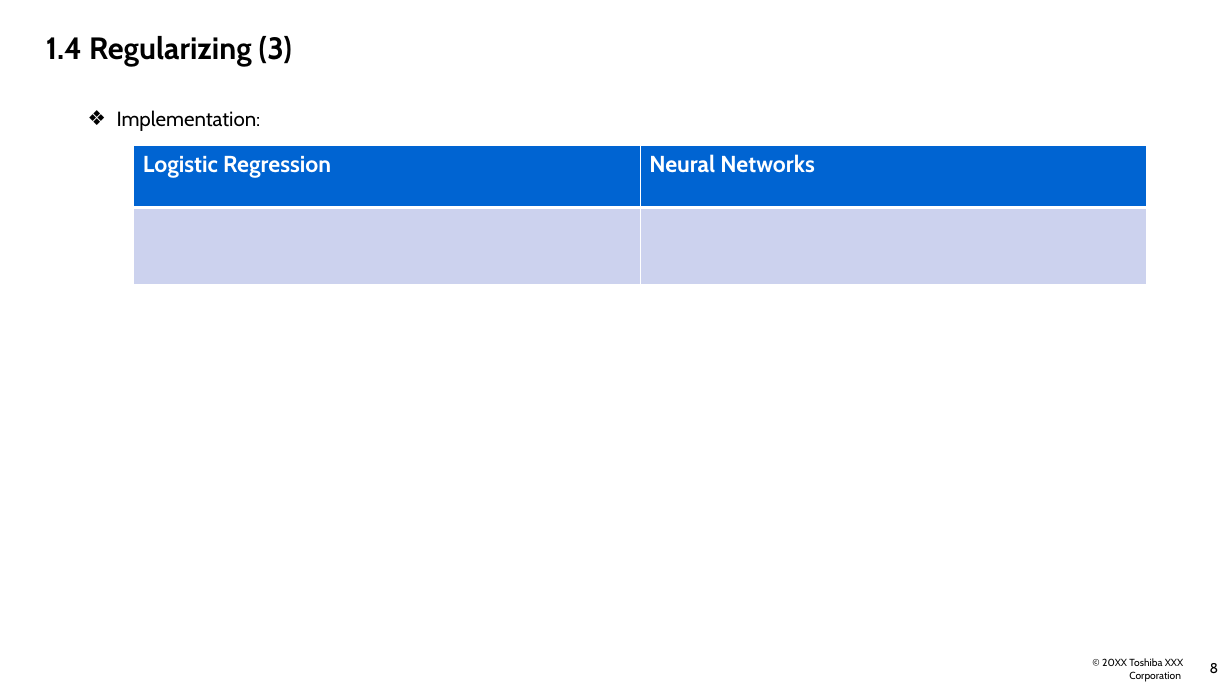
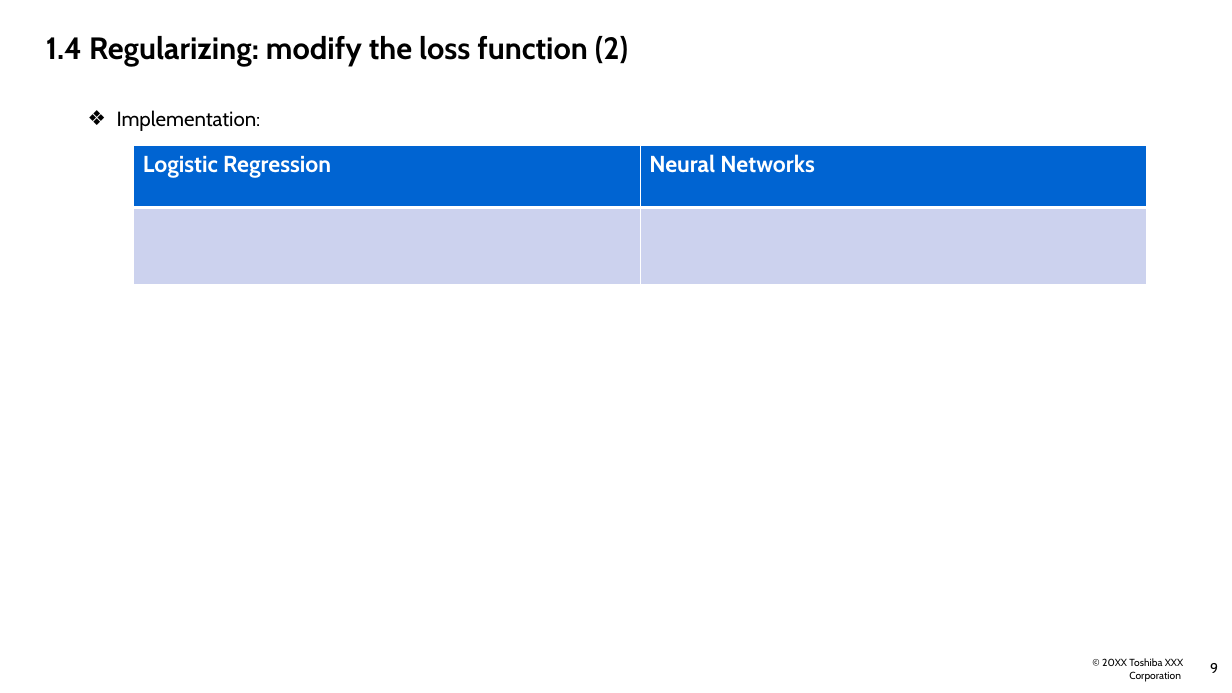
Before and after one commit to Doan-Nguyen/Coursera, a slide deck: slide 10 of Improving Deep Neural Network - Report - Course 2.pptx (slide 9 before the commit). Drawn at 1232x693 pixels with LibreOffice and Linux fonts; fonts in the diff are those of the drawing; background and template pictures are left out. Boxes give left, top, right and bottom in pixels: in the first picture for what was removed or moved away, otherwise in the second. Text is boxed around its words. In the diff, an @@ line names an element or a change of style, - is before the commit and + after.

```diff
--- a/Improving Deep Neural Network - Report - Course 2.pptx
+++ b/Improving Deep Neural Network - Report - Course 2.pptx
@@ title at [46,36,628,66]: text changed @@
-1.4 Regularizing (3)
+1.4 Regularizing: modify the loss function (2)
@@ page number at [1210,663,1218,673]: text changed @@
-8
+9
```
Also in this commit, not shown: 1 other slide changed, 3 slides added.
